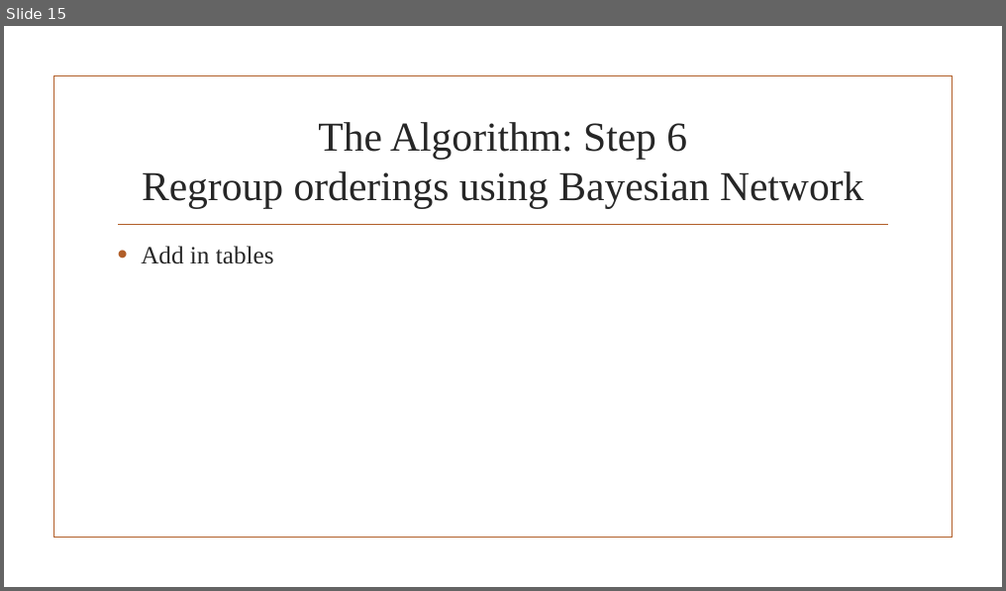
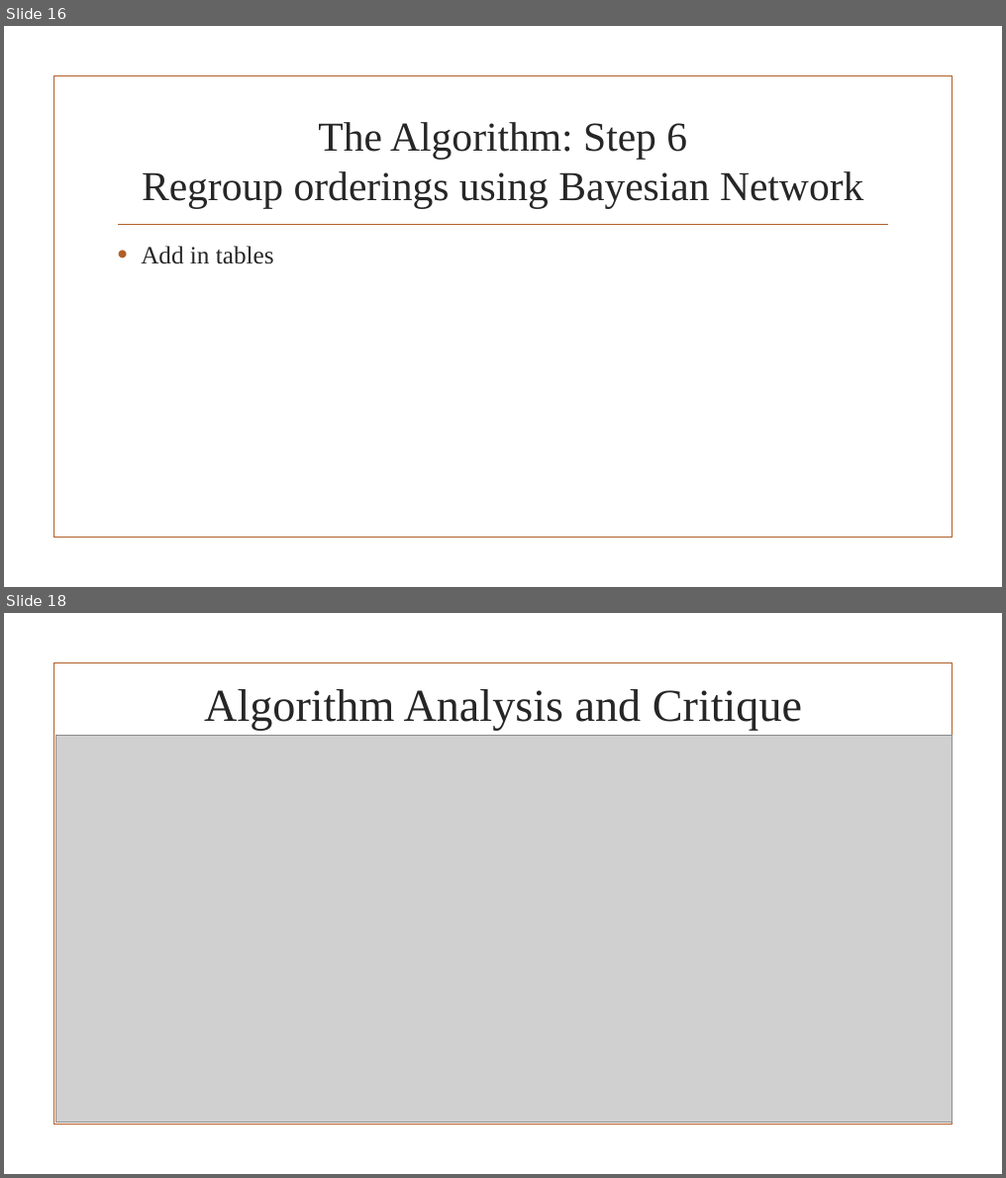
Before and after one commit to JaniR13/AdvAlgoProject, a slide deck: PowerpointSlides/The Flexible Job Shop Scheduling Algorithm.pptx. Shown one above the other, each under a label of ours: slide 15 before the commit, slides 16 and 18 after it; the slides between them are not shown. The pictures are 1006x591 and 1006x1178 pixels, drawn with LibreOffice and Linux fonts; fonts in the diff are those of the drawing; grey boxes stand for pictures; background and template pictures are left out. Boxes give left, top, right and bottom in pixels: in the first picture for what was removed or moved away, otherwise in the second. Text is boxed around its words. In the diff, an @@ line names an element or a change of style, - is before the commit and + after.

Commit message:
added procedure images and analysis. Added script for my section (introduction)

```diff
--- a/PowerpointSlides/The Flexible Job Shop Scheduling Algorithm.pptx
+++ b/PowerpointSlides/The Flexible Job Shop Scheduling Algorithm.pptx
@@ slide 18 added at <box>4,613,1002,1174</box>, background picture (left out); not listed: 1 template element that a slide beside it also shows @@
@@ title added at <box>204,689,802,730</box>, 44 pt, text #262626 @@
+Algorithm Analysis and Critique
@@ picture added at <box>55,736,951,1123</box> @@
@@ what was slide 15 is now slide 16 @@
```
Also in this commit, not shown: 6 slides changed, 4 other slides added, 1 other file.
